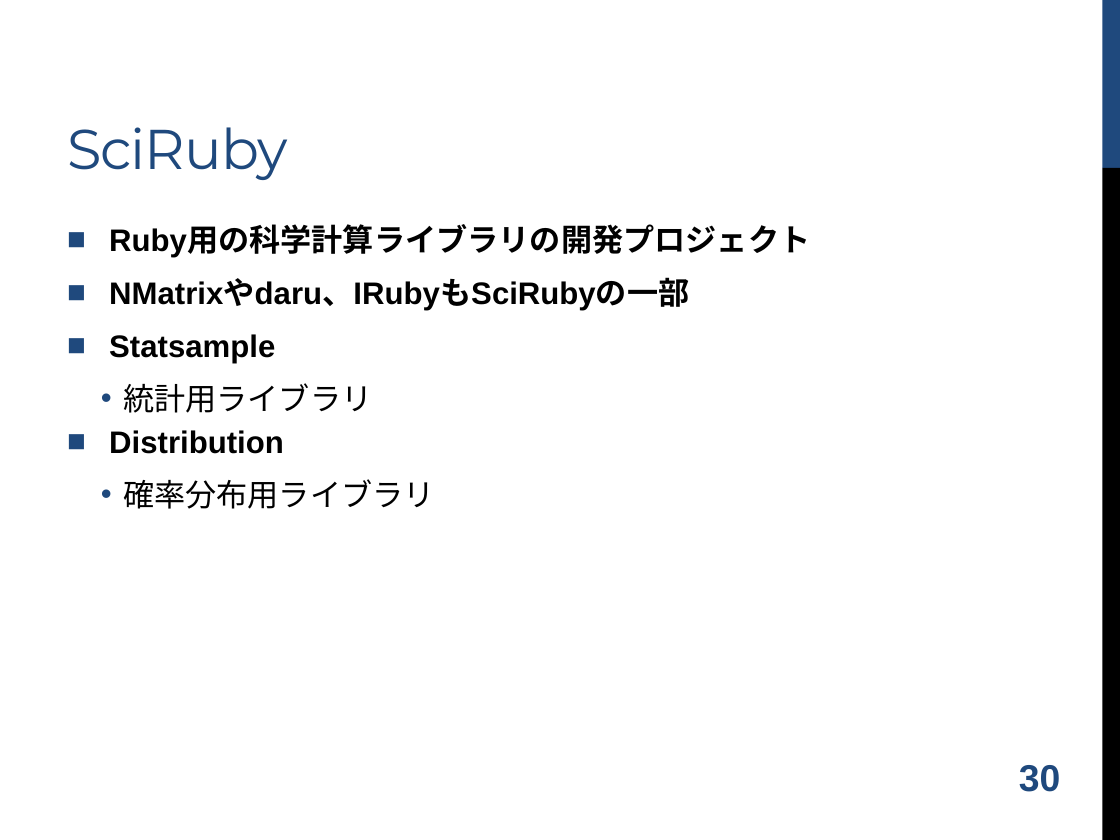
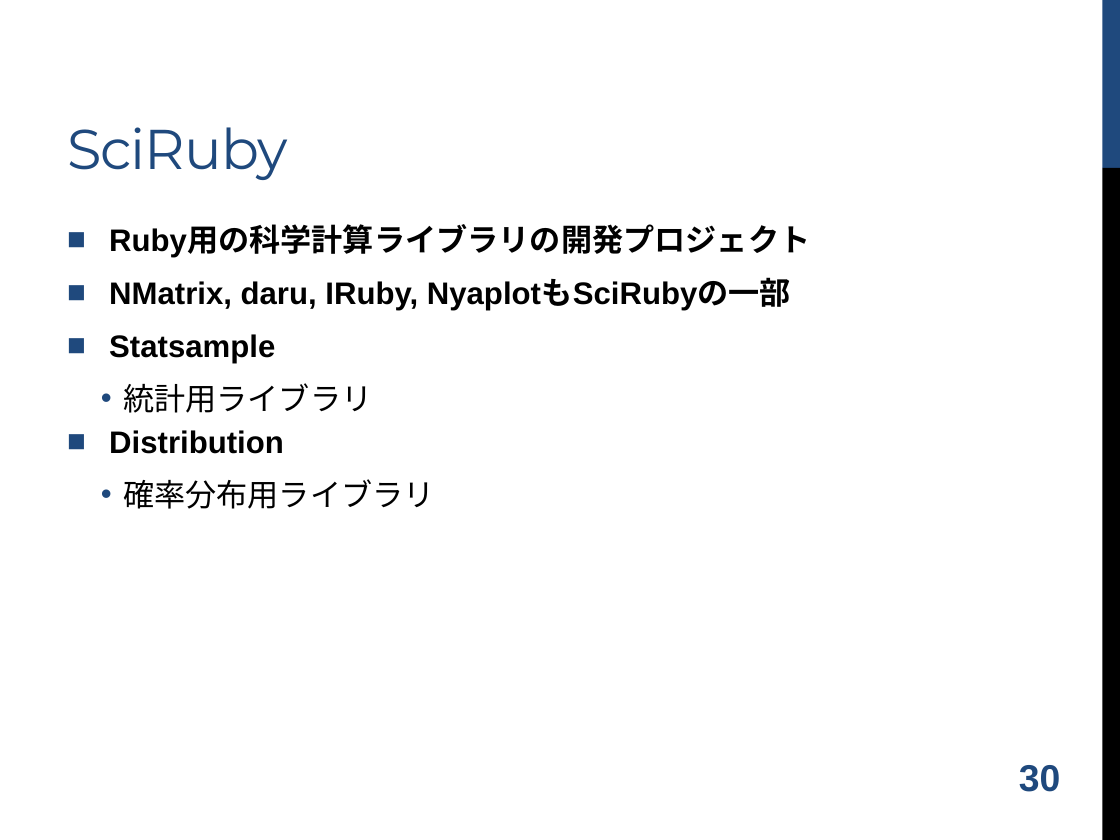
Before and after one commit to shugo/DCW2016, a slide deck: slide 31 of ruby_data_analysis.pptx. Drawn at 1120x840 pixels with LibreOffice and Linux fonts; fonts in the diff are those of the drawing; background and template pictures are left out. Boxes give left, top, right and bottom in pixels: in the first picture for what was removed or moved away, otherwise in the second. Text is boxed around its words. In the diff, an @@ line names an element or a change of style, - is before the commit and + after.

Commit message:
updated.

```diff
--- a/ruby_data_analysis.pptx
+++ b/ruby_data_analysis.pptx
@@ text at [109, 279, 791, 310]: text changed @@
-■ NMatrixやdaru、IRubyもSciRubyの一部
+■ NMatrix, daru, IRuby, NyaplotもSciRubyの一部
```
